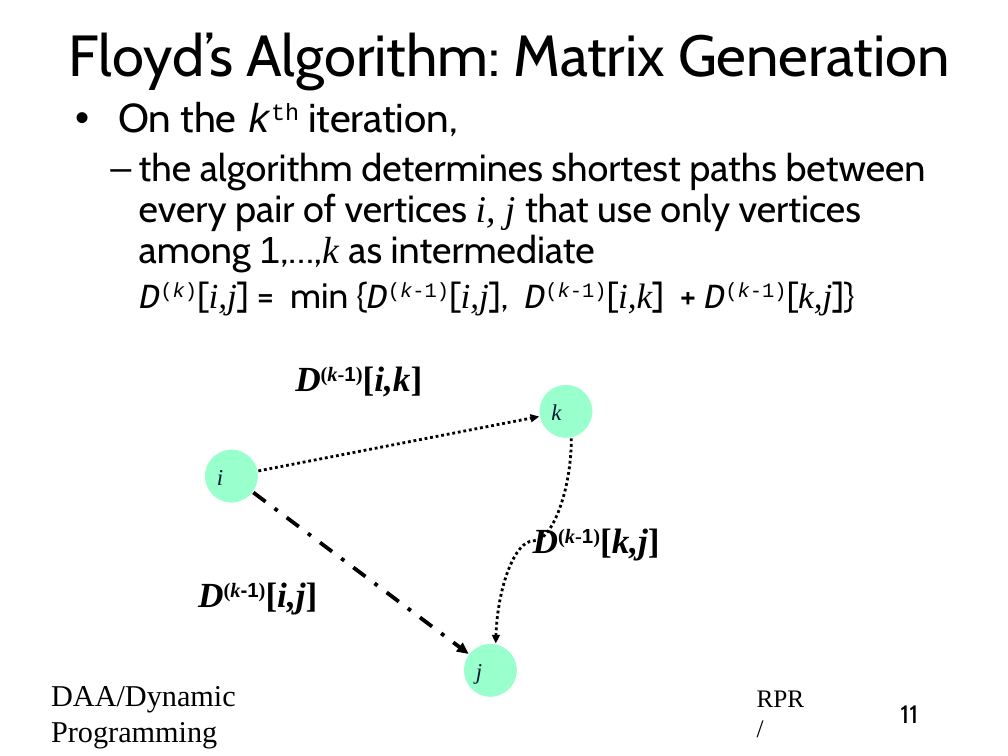
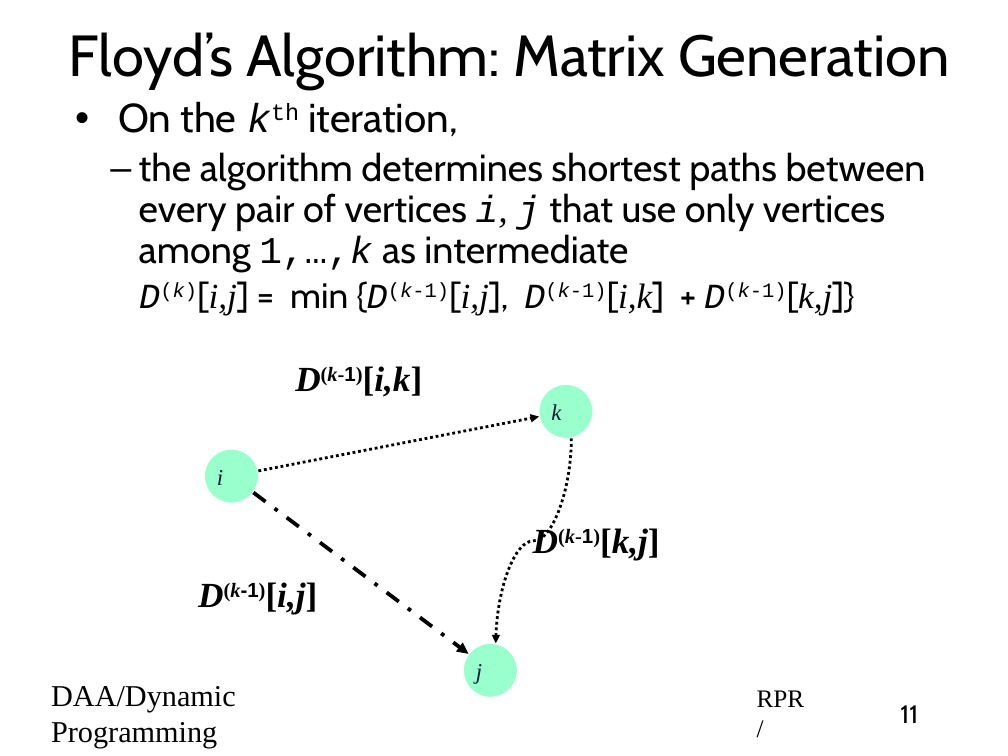
Before and after one commit to rprustagi/2019-17CS43-DAA, a slide deck: slide 11 of Slides-RPR/2019-H1-DAA-L33-DynProg-Warshall-Floyd.pptx. Drawn at 1008x756 pixels with LibreOffice and Linux fonts; fonts in the diff are those of the drawing. Boxes give left, top, right and bottom in pixels: in the first picture for what was removed or moved away, otherwise in the second. Text is boxed around its words. In the diff, an @@ line names an element or a change of style, - is before the commit and + after.

```diff
--- a/Slides-RPR/2019-H1-DAA-L33-DynProg-Warshall-Floyd.pptx
+++ b/Slides-RPR/2019-H1-DAA-L33-DynProg-Warshall-Floyd.pptx
@@ text at bbox=[139, 152, 926, 272]: font Times New Roman to Courier New in "i, j 1,…,k"; font Arial to Courier New, font Cabin to Courier New in "1,…,k" @@
```
Also in this commit, not shown: 4 other slides changed, 8 other files.
